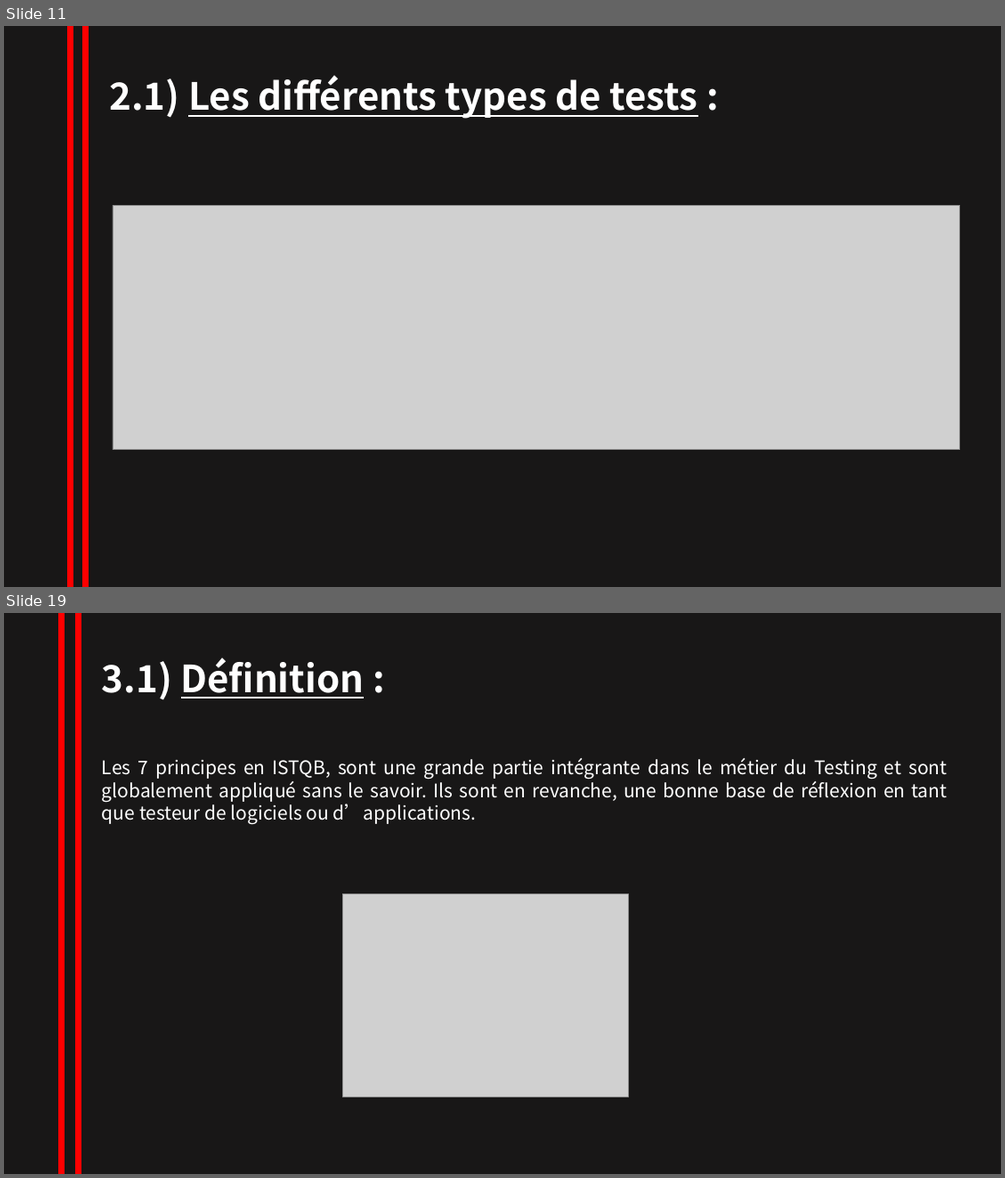
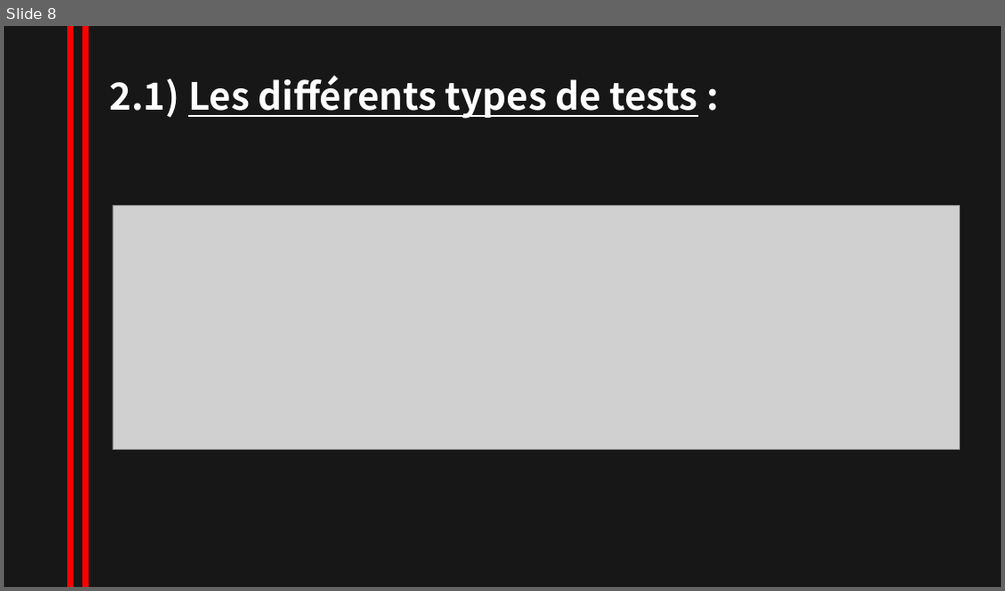
Before and after one commit to NesrineZitouni11/nesrine_zitouni, a slide deck: TRAVAUX/powerpointRevisionISTQB.pptx. Shown one above the other, each under a label of ours: slides 11 and 19 before the commit, slide 8 after it; the slides between them are not shown. The pictures are 1005x1178 and 1005x591 pixels, drawn with LibreOffice and Linux fonts; fonts in the diff are those of the drawing; grey boxes stand for pictures. Boxes give left, top, right and bottom in pixels: in the first picture for what was removed or moved away, otherwise in the second. Text is boxed around its words. In the diff, an @@ line names an element or a change of style, - is before the commit and + after.

```diff
--- a/TRAVAUX/powerpointRevisionISTQB.pptx
+++ b/TRAVAUX/powerpointRevisionISTQB.pptx
@@ slide 19 removed at box(4, 613, 1001, 1174), background #181717 @@
@@ line removed from (62, 613) to (62, 1174) @@
@@ line removed from (78, 613) to (78, 1174) @@
@@ text removed at box(102, 657, 364, 700) @@
-3.1) Définition :
@@ text removed at box(102, 758, 947, 824) @@
-Les 7 principes en ISTQB, sont une grande partie intégrante dans le métier du Testing et sont globalement appliqué sans le savoir. Ils sont en revanche, une bonne base de réflexion en tant que testeur de logiciels ou d’applications.
@@ picture removed at box(343, 894, 628, 1097) @@
@@ what was slide 11 is now slide 8 @@
```
Also in this commit, not shown: 2 slides changed, 5 slides added, 14 other slides removed.
